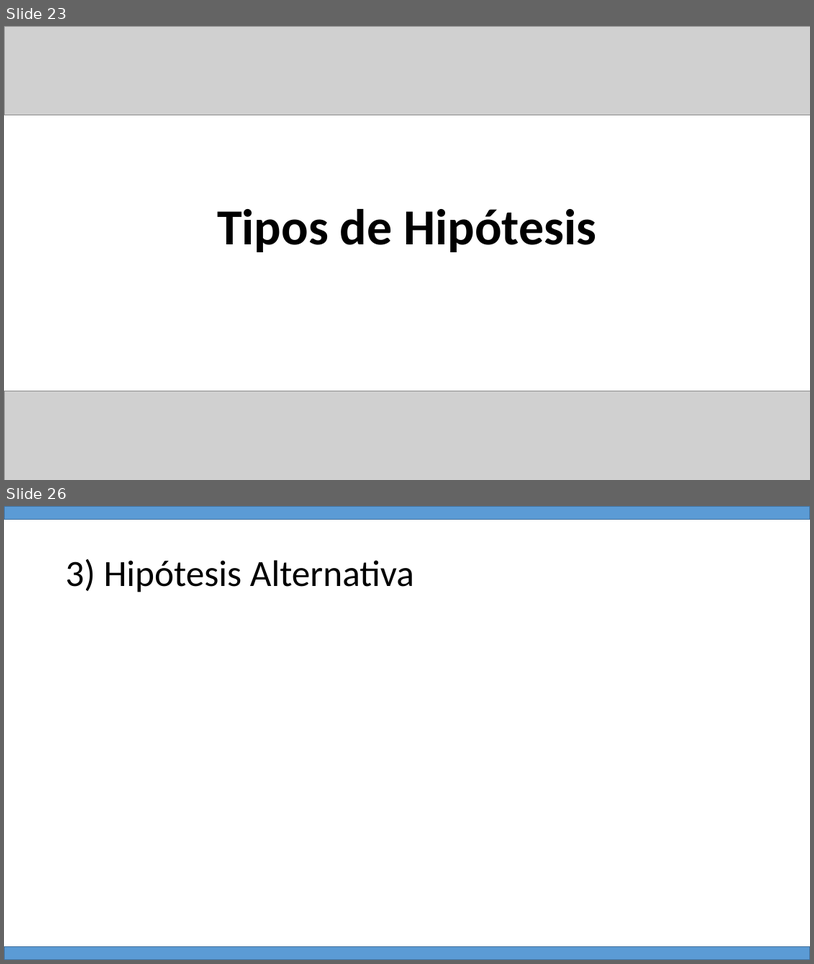
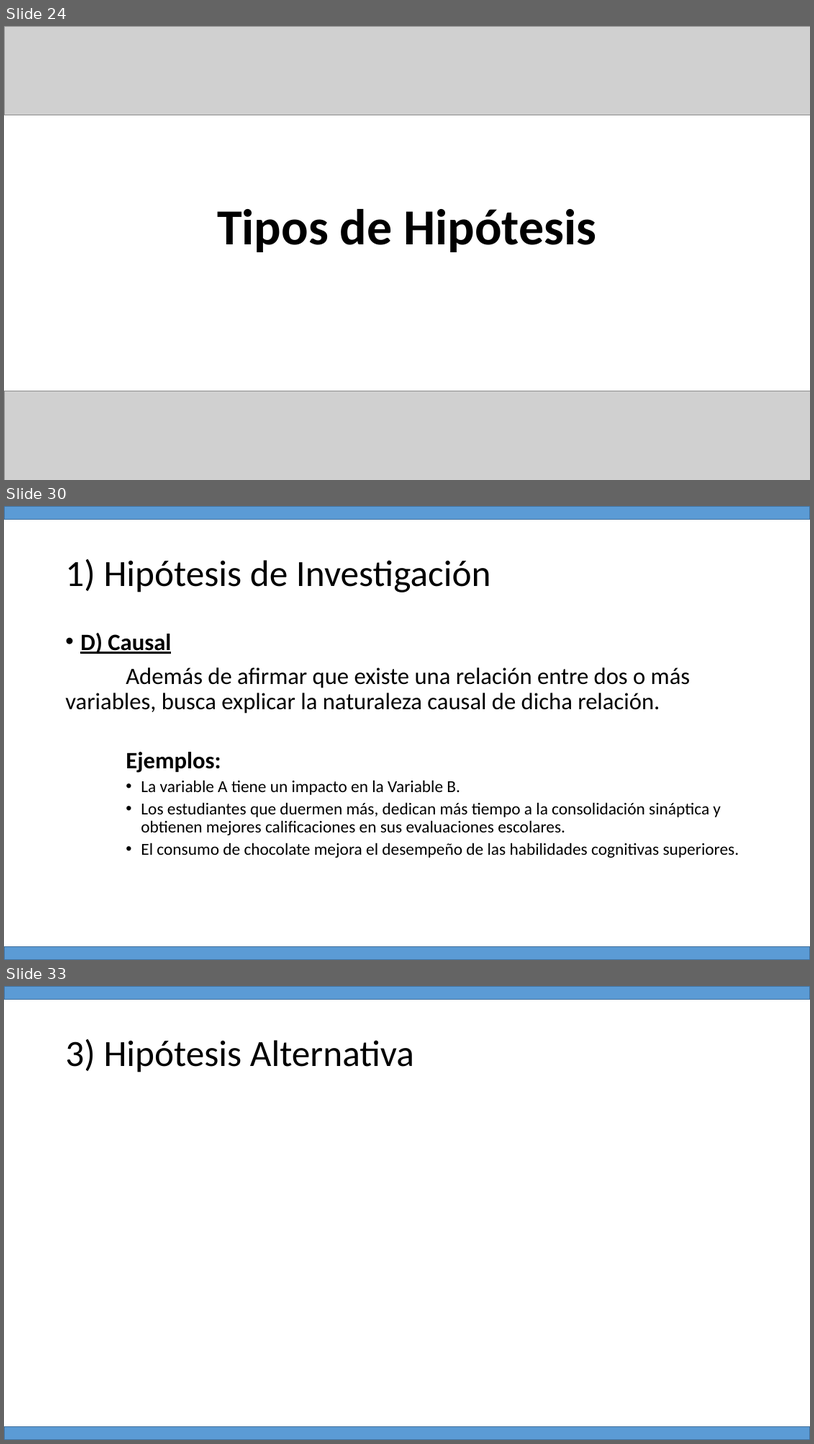
Before and after one commit to Adrifelcha/afchavez-019, a slide deck: JeanPiaget/ClaseMuestra/Hipotesis_Variables.pptx. Shown one above the other, each under a label of ours: slides 23 and 26 before the commit, slides 24, 30 and 33 after it; the slides between them are not shown. The pictures are 814x964 and 814x1444 pixels, drawn with LibreOffice and Linux fonts; fonts in the diff are those of the drawing; grey boxes stand for pictures. Boxes give left, top, right and bottom in pixels: in the first picture for what was removed or moved away, otherwise in the second. Text is boxed around its words. In the diff, an @@ line names an element or a change of style, - is before the commit and + after.

```diff
--- a/JeanPiaget/ClaseMuestra/Hipotesis_Variables.pptx
+++ b/JeanPiaget/ClaseMuestra/Hipotesis_Variables.pptx
@@ slide 30 added at [4,506,810,960], background #FFFFFF @@
@@ rectangle added at [4,506,810,519], fill #5B9BD5, outline #43739E 1 pt @@
@@ title added at [65,559,491,592], 44 pt, text #000000 @@
+1) Hipótesis de Investigación
@@ text added at [65,633,740,857], 20 pt, text #000000 @@
+• D) Causal
+Además de afirmar que existe una relación entre dos o más variables, busca explicar la naturaleza causal de dicha relación.
+Ejemplos:
+    • La variable A tiene un impacto en la Variable B.
+    • Los estudiantes que duermen más, dedican más tiempo a la consolidación sináptica y obtienen mejores calificaciones en sus evaluaciones escolares.
+    • El consumo de chocolate mejora el desempeño de las habilidades cognitivas superiores.
@@ rectangle added at [4,947,810,960], fill #5B9BD5, outline #43739E 1 pt @@
@@ what was slide 23 is now slide 24 @@
@@ what was slide 26 is now slide 33 @@
```
Also in this commit, not shown: 2 slides changed, 6 other slides added, 1 slide removed.
